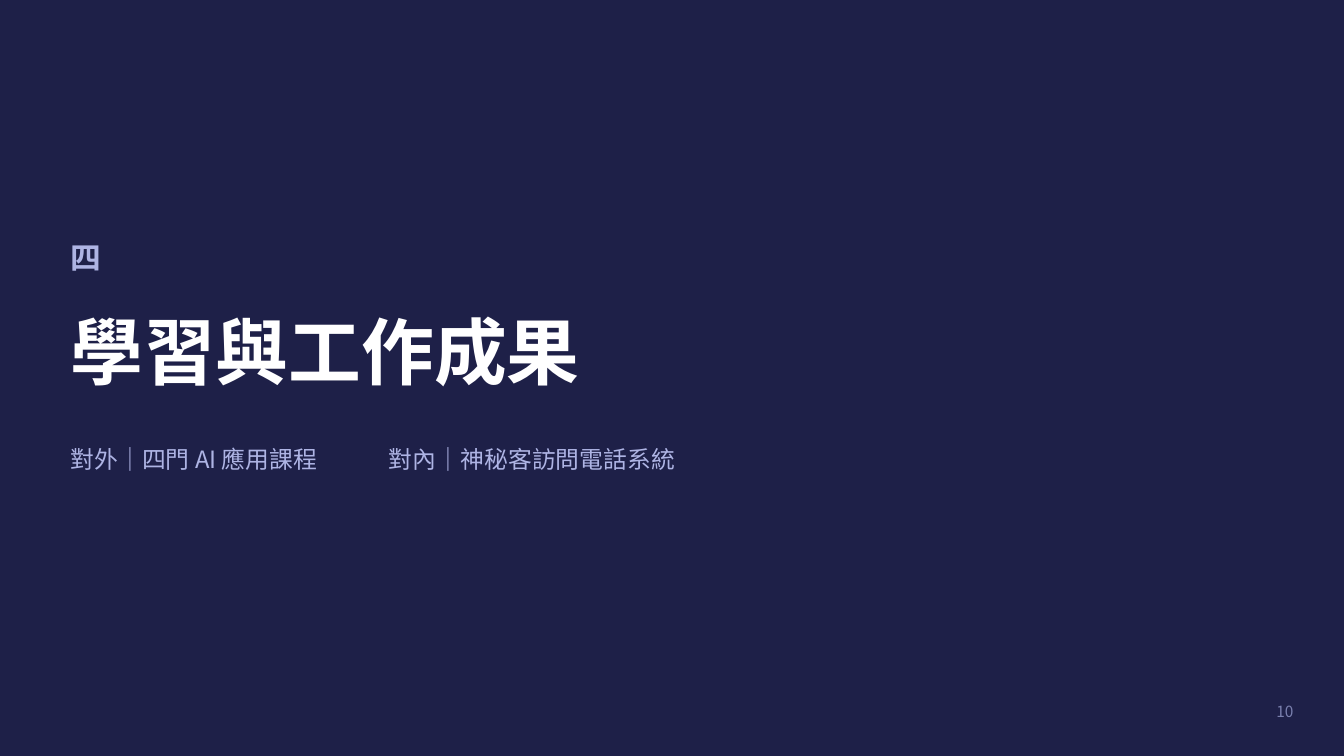
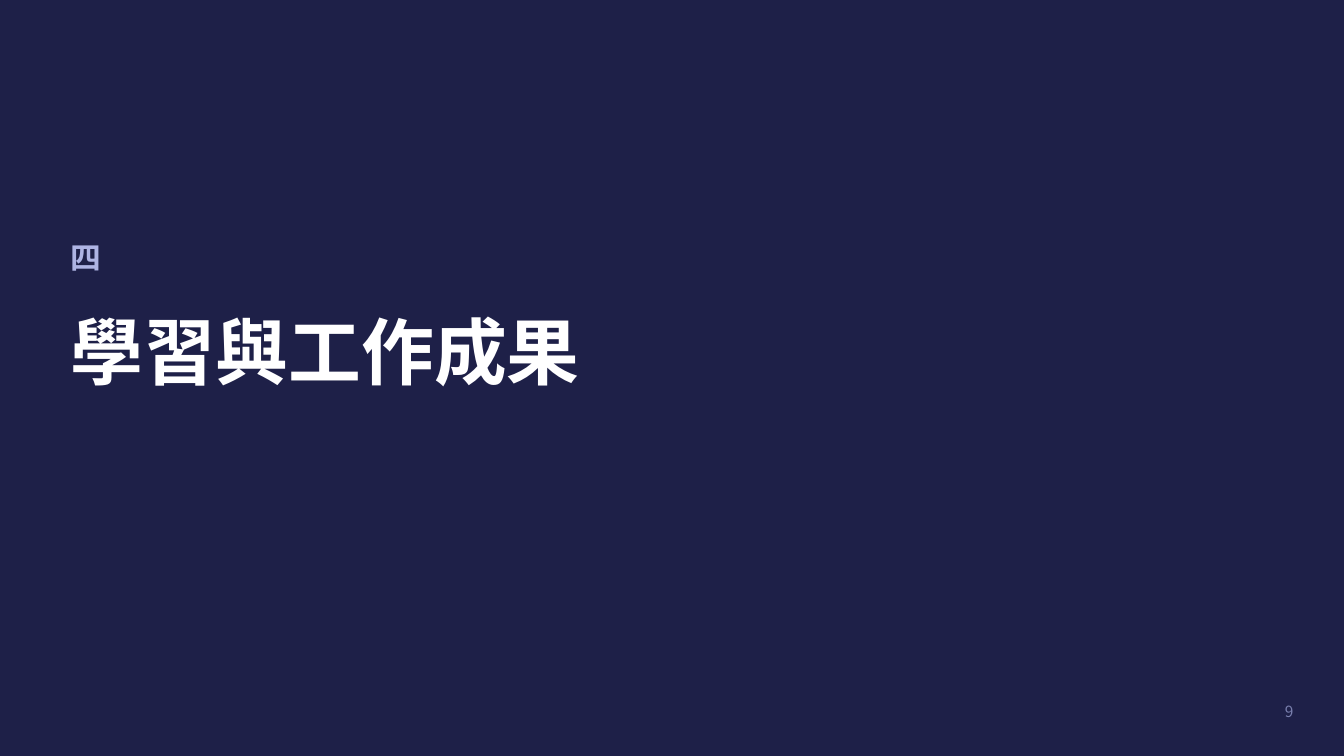
Before and after one commit to kirihuang-bit/freshman-report, a slide deck: slide 9 of 黃家朗新人報告.pptx (slide 10 before the commit). Drawn at 1344x756 pixels with LibreOffice and Linux fonts; fonts in the diff are those of the drawing. Boxes give left, top, right and bottom in pixels: in the first picture for what was removed or moved away, otherwise in the second. Text is boxed around its words. In the diff, an @@ line names an element or a change of style, - is before the commit and + after.

```diff
--- a/黃家朗新人報告.pptx
+++ b/黃家朗新人報告.pptx
@@ text removed at [71,447,675,471] @@
-對外｜四門 AI 應用課程 對內｜神秘客訪問電話系統
@@ page number at [1285,705,1294,717]: text changed @@
-10
+9
```
Also in this commit, not shown: 12 other slides changed, 4 slides removed, 3 other files.
